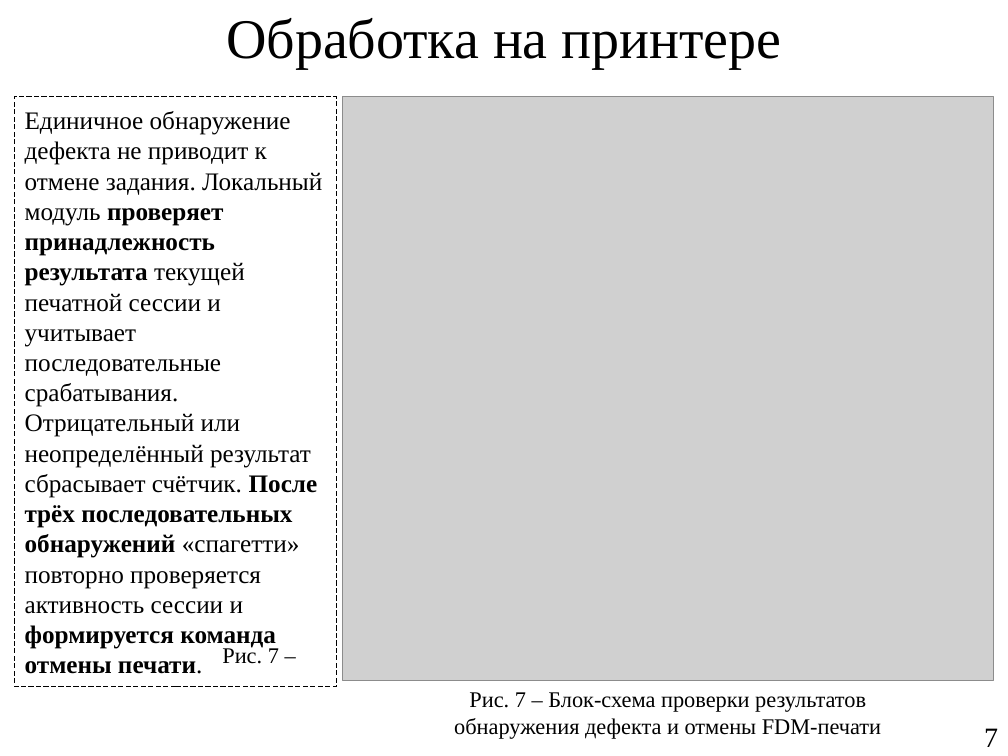
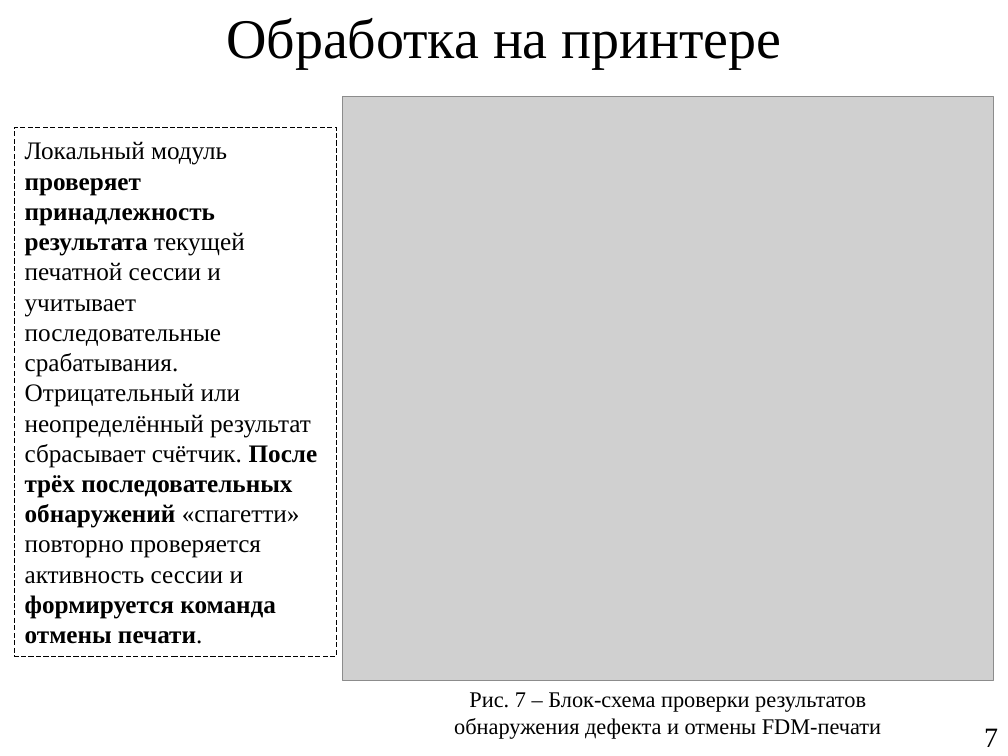
Before and after one commit to Yawllen/Nir2, a slide deck: slide 7 of presentation/NIR2_slide01_v2.pptx. Drawn at 1008x756 pixels with LibreOffice and Linux fonts; fonts in the diff are those of the drawing; grey boxes stand for pictures. Boxes give left, top, right and bottom in pixels: in the first picture for what was removed or moved away, otherwise in the second. Text is boxed around its words. In the diff, an @@ line names an element or a change of style, - is before the commit and + after.

```diff
--- a/presentation/NIR2_slide01_v2.pptx
+++ b/presentation/NIR2_slide01_v2.pptx
@@ rectangle "Локальный модуль проверяет принадлежность результата ..." resized from (x1=14, y1=97, x2=336, y2=687) to (x1=14, y1=127, x2=336, y2=656) @@
@@ text in rectangle at (x1=25, y1=141, x2=318, y2=644): text changed @@
-Единичное обнаружение дефекта не приводит к отмене задания. Локальный модуль проверяет принадлежность результата текущей печатной сессии и учитывает последовательные срабатывания. Отрицательный или неопределённый результат сбрасывает счётчик. После трёх последовательных обнаружений «спагетти» повторно проверяется активность сессии и формируется команда отмены печати.
+Локальный модуль проверяет принадлежность результата текущей печатной сессии и учитывает последовательные срабатывания. Отрицательный или неопределённый результат сбрасывает счётчик. После трёх последовательных обнаружений «спагетти» повторно проверяется активность сессии и формируется команда отмены печати.
@@ text removed at (x1=222, y1=646, x2=279, y2=664) @@
-Рис. 7 –
```
Also in this commit, not shown: 2 other files.
